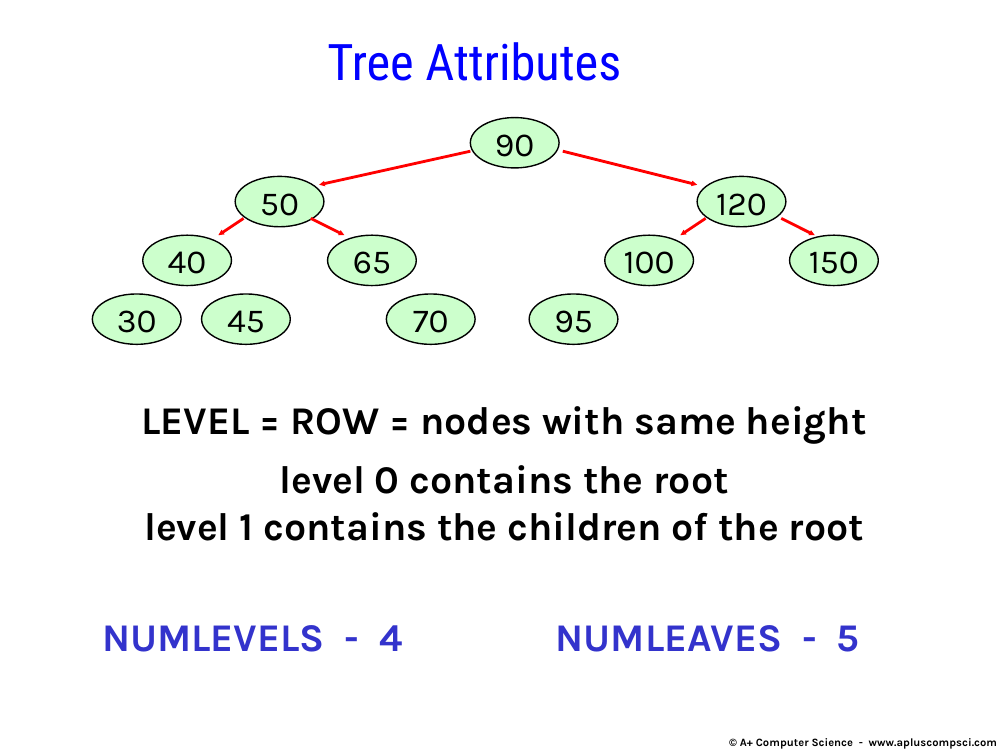
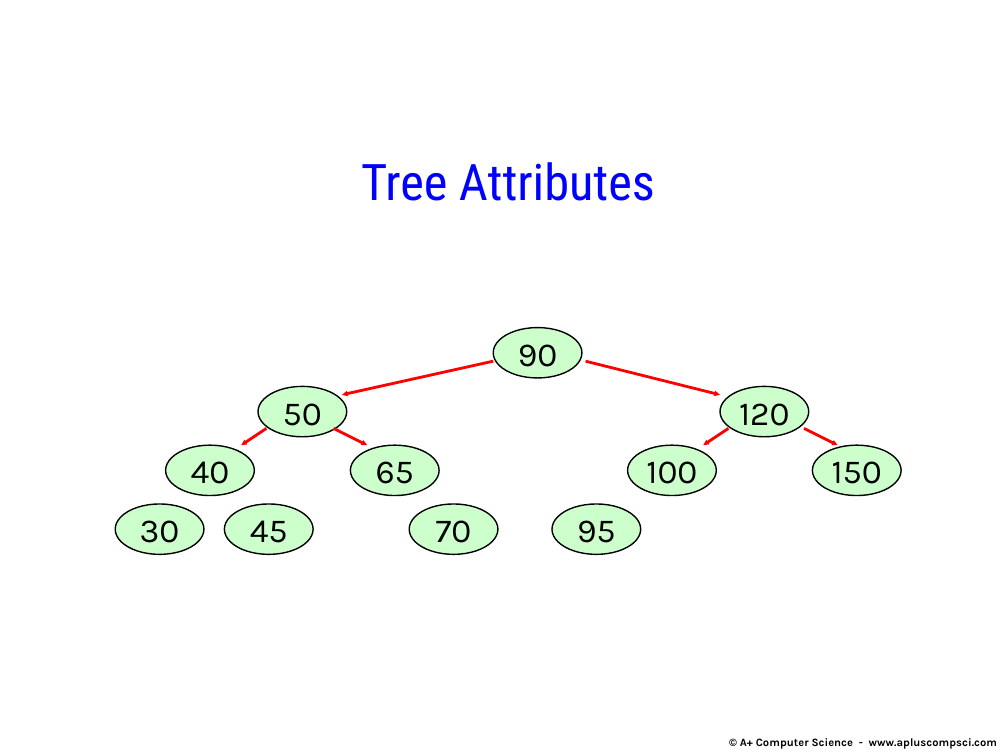
Before and after one commit to Cy-FairCS/cs3, a slide deck: slide 7 of u08a_bTrees/notes/_b - Attributes and and building BSTs.pptx. Drawn at 1008x756 pixels with LibreOffice and Linux fonts; fonts in the diff are those of the drawing. Boxes give left, top, right and bottom in pixels: in the first picture for what was removed or moved away, otherwise in the second. Text is boxed around its words. In the diff, an @@ line names an element or a change of style, - is before the commit and + after.

```diff
--- a/u08a_bTrees/notes/_b - Attributes and and building BSTs.pptx
+++ b/u08a_bTrees/notes/_b - Attributes and and building BSTs.pptx
@@ text "Tree Attributes": place and size @@
-text "Tree Attributes" at box(327, 42, 621, 81)
+text "Tree Attributes" at box(361, 162, 655, 201)
@@ text removed at box(142, 406, 867, 541) @@
-LEVEL = ROW = nodes with same height
-level 0 contains the root
-level 1 contains the children of the root
@@ 4 ellipses, 2 arrows: place and size @@
-4 ellipses, 2 arrows at box(93, 118, 786, 345)
+4 ellipses, 2 arrows at box(115, 328, 808, 554)
@@ arrow moved from (781, 219) - (814, 235) to (334, 428) - (367, 446) @@
@@ 7 ellipses, 2 arrows: place and size @@
-7 ellipses, 2 arrows at box(202, 151, 878, 345)
+7 ellipses, 2 arrows at box(225, 361, 901, 554)
@@ arrow moved from (310, 219) - (345, 235) to (804, 428) - (838, 446) @@
@@ text removed at box(102, 625, 859, 652) @@
-NUMLEVELS - 4 NUMLEAVES - 5
```
Also in this commit, not shown: 4 other slides changed, 2 other files.
